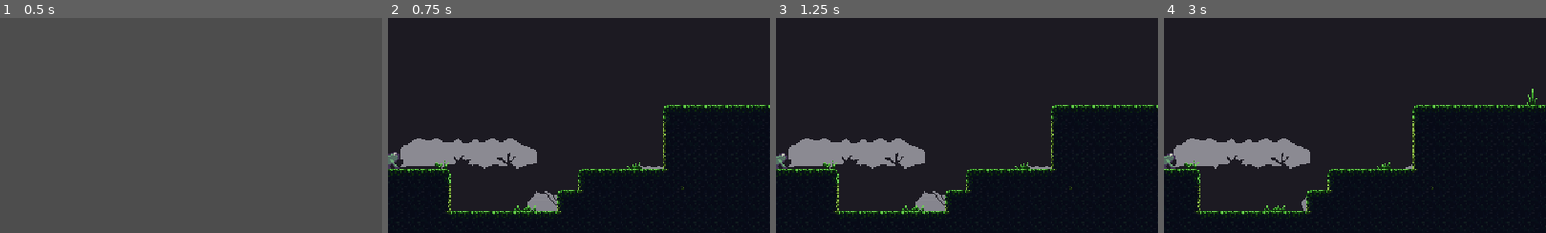
Above: before the commit, frames 1-4 (left to right).
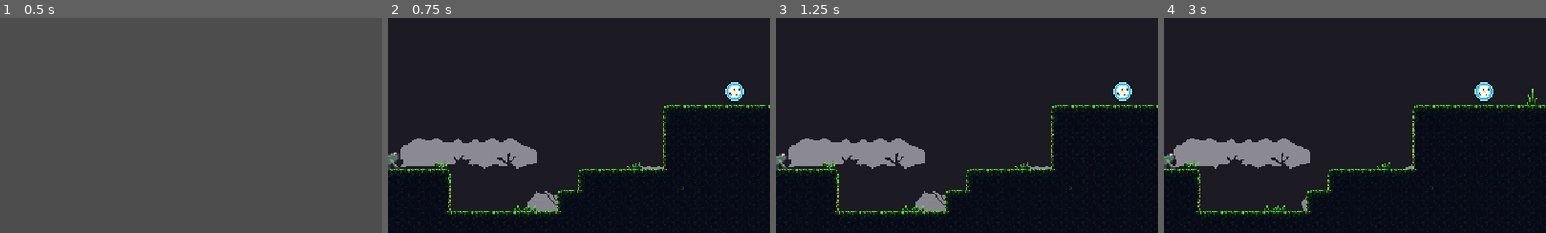
Above: after the commit, the same moments.

Repository: Dreiforce/DissGame
Game: Godot game, scene res://MainMenu.tscn
Two runs of this game, one before a commit and one after it. Both use one fixed random seed, a clock stepped at 60 frames per second and the inputs below.
Inputs:
- Up to frame 1 (0.5 s): no input
- Up to frame 2 (0.75 s): click "New Game" at 0.5 s
- Up to frame 3 (1.25 s): no input
- Up to frame 4 (3 s): click "Test1" at 1.25 s; click "Test2" at 2 s; tap Enter at 2.75 s; hold D (move_right) from 2.78 s (still down)
The pictures show only the part of the screen within x 50-100%, y 18-68%; the shares and areas given below are measured in that part.

Frame 1 is identical in both runs. In frame 2, 0.4% of the frame differs, in the area x 88-94%, y 29-40%; in frame 3, 0.4%; in frame 4, 0.4%, in the area x 81-87%, y 29-40%.

Commit message:
powerup collision

Diff:
--- a/scenes/GameScene.tres
+++ b/scenes/GameScene.tres
@@ -71,7 +71,6 @@
 
 }
 "
-graph_offset = Vector2(216.172, 193.879)
 mode = 1
 flags/light_only = false
 nodes/fragment/0/position = Vector2(1220, 240)
--- a/scenes/GameScene.tscn
+++ b/scenes/GameScene.tscn
@@ -2,13 +2,14 @@
 
 [ext_resource type="Script" path="res://scenes/GameScene.gd" id="1_3i13s"]
 [ext_resource type="PackedScene" uid="uid://c64mm3mkg4puu" path="res://scenes/GameGUI.tscn" id="1_gf2xx"]
-[ext_resource type="PackedScene" uid="uid://dtnb1a270xmko" path="res://scenes/PauseMenuGUI.tscn" id="3_rnc2s"]
-[ext_resource type="PackedScene" uid="uid://derpnpp5lindu" path="res://scenes/character.tscn" id="4_2q4r0"]
+[ext_resource type="PackedScene" path="res://scenes/PauseMenuGUI.tscn" id="3_rnc2s"]
+[ext_resource type="PackedScene" uid="uid://cyuhtu4nvapoq" path="res://scenes/character.tscn" id="4_2q4r0"]
 [ext_resource type="Texture2D" uid="uid://dojiq8cedav6t" path="res://resources/backgroundShapes.png" id="4_3s5he"]
 [ext_resource type="PackedScene" uid="uid://wmj7vybrc7wa" path="res://scenes/GameOverMenuGUI.tscn" id="4_obpj2"]
 [ext_resource type="Texture2D" uid="uid://5re8hcdumykd" path="res://resources/backgroundColor.png" id="5_8su57"]
-[ext_resource type="PackedScene" uid="uid://dbm5gt4xaqfs6" path="res://scenes/Level1.tscn" id="5_h034i"]
+[ext_resource type="PackedScene" uid="uid://dnlc7baf1dtu6" path="res://scenes/Level1.tscn" id="5_h034i"]
 [ext_resource type="Script" path="res://scenes/character.gd" id="5_xgtwy"]
+[ext_resource type="PackedScene" uid="uid://jtmnfl28o6vv" path="res://scenes/PowerUp.tscn" id="9_aidw5"]
 
 [node name="Base" type="Node2D"]
 process_mode = 3
@@ -67,3 +68,6 @@
 script = ExtResource("5_xgtwy")
 
 [node name="Node2D" parent="MainNode" instance=ExtResource("5_h034i")]
+
+[node name="Area2D" parent="MainNode" instance=ExtResource("9_aidw5")]
+position = Vector2(326, 214)
--- /dev/null
+++ b/scenes/PowerUp.gd
@@ -0,0 +1,15 @@
+extends Area2D
+
+
+# Called when the node enters the scene tree for the first time.
+func _ready():
+	pass # Replace with function body.
+
+
+# Called every frame. 'delta' is the elapsed time since the previous frame.
+func _process(delta):
+	pass
+
+
+func _on_body_entered(body):
+	hide()
--- /dev/null
+++ b/scenes/PowerUp.tscn
@@ -0,0 +1,34 @@
+[gd_scene load_steps=6 format=3 uid="uid://jtmnfl28o6vv"]
+
+[ext_resource type="Texture2D" uid="uid://dqni8d6hjjjy2" path="res://resources/power_up.png" id="1_heu1b"]
+[ext_resource type="Script" path="res://scenes/PowerUp.gd" id="1_uwmja"]
+
+[sub_resource type="AtlasTexture" id="AtlasTexture_l20hn"]
+atlas = ExtResource("1_heu1b")
+region = Rect2(0, 0, 16, 16)
+
+[sub_resource type="SpriteFrames" id="SpriteFrames_0qh7p"]
+animations = [{
+"frames": [{
+"duration": 1.0,
+"texture": SubResource("AtlasTexture_l20hn")
+}],
+"loop": true,
+"name": &"idle",
+"speed": 5.0
+}]
+
+[sub_resource type="RectangleShape2D" id="RectangleShape2D_e2rbh"]
+size = Vector2(16, 16)
+
+[node name="PowerUp" type="Area2D"]
+script = ExtResource("1_uwmja")
+
+[node name="AnimatedSprite2D" type="AnimatedSprite2D" parent="."]
+sprite_frames = SubResource("SpriteFrames_0qh7p")
+animation = &"idle"
+
+[node name="CollisionShape2D" type="CollisionShape2D" parent="."]
+shape = SubResource("RectangleShape2D_e2rbh")
+
+[connection signal="body_entered" from="." to="." method="_on_body_entered"]
--- a/scenes/character.gd
+++ b/scenes/character.gd
@@ -1,5 +1,4 @@
 extends CharacterBody2D
-
 
 const SPEED = 100.0
 const JUMP_VELOCITY = -400.0
Not shown: 1 places in scenes/GameScene.tres that only renumber resources
Not shown: 1 places in scenes/Level1.tscn that only renumber resources
Not shown: 1 places in scenes/character.tscn that only renumber resources
